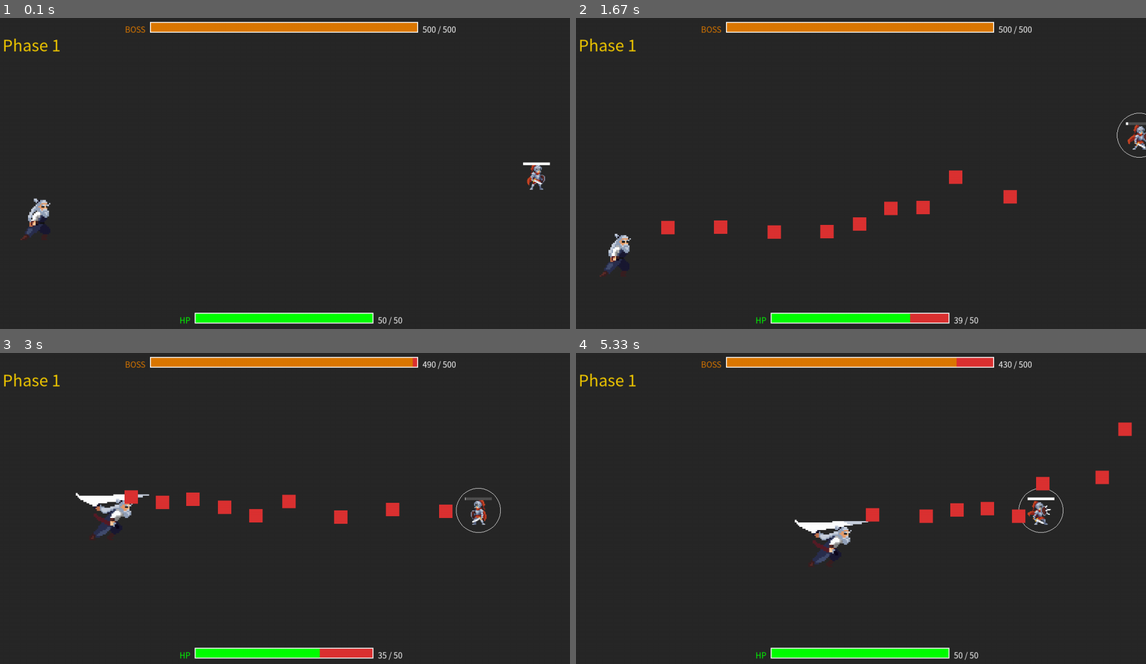
Above: before the commit, frames 1-4 (two rows, left to right).
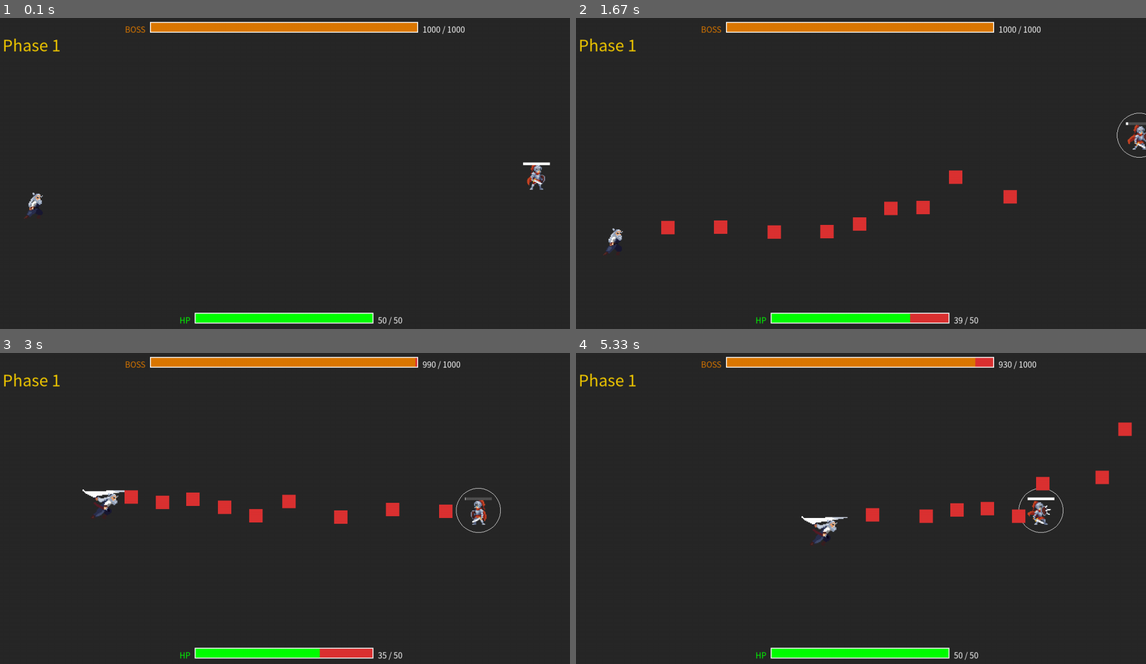
Above: after the commit, the same moments.

Repository: 20260200-htw/my-first-game
Game: pygame game, started from dodger.py
The game is run twice, just before and just after one commit, with the same random seed, the same clock (stepped at 60 frames per second) and the same inputs.
Inputs:
- Up to frame 1 (0.1 s): no input
- Up to frame 2 (1.67 s): tap Space at 0.33, 0.73, 1.03, 1.23, 1.57 s; hold Right 0.67-1.13 s; hold Up 1.17-1.47 s; hold Right from 1.5 s (still down)
- Up to frame 3 (3 s): tap Space at 1.87, 2.07, 2.37, 2.63, 2.97 s; release Right at 1.97 s; hold Left 2-2.53 s; hold Down 2.57-2.87 s; hold Left from 2.9 s (still down)
- Up to frame 4 (5.33 s): tap Space at 3.27, 3.4, 3.8, 4.1, 4.47, 4.87, 5.17 s; release Left at 3.3 s; hold Up 3.33-3.7 s; hold Right 3.73-4.37 s; hold Down 4.4-4.77 s; hold Left 4.8-5.27 s; hold Right from 5.3 s (still down)

The runs differ from the first frame. In frame 1, 0.4% of the frame differs, in the area x 3-82%, y 2-72%; in frame 2, 0.4%; in frame 3, 0.8%; in frame 4, 0.9%, in the area x 38-81%, y 1-69%.

Commit message:
28th commit / 전체적으로 정리 / 6주차 실습 아직 미완성

Diff:
--- a/dodger.py
+++ b/dodger.py
@@ -52,7 +52,7 @@
 boss_attack_sfx = load_sound("./assets/sounds/boss_attack.wav", 1.0)
 
 # ── 배경 음악 ─────────────────────────────────────────────────
-BGM_VOLUME = 0.5
+BGM_VOLUME = 0.1
 if os.path.exists("./assets/sounds/game_bgm.mp3"):
     pygame.mixer.music.load("./assets/sounds/game_bgm.mp3")
     pygame.mixer.music.set_volume(BGM_VOLUME)
@@ -95,7 +95,7 @@
 SPRITE_DISPLAY_H = int(WALK_FRAME_H * (SPRITE_DISPLAY_W / WALK_FRAME_W))
 
 # 보스 스프라이트 표시 크기
-BOSS_DISPLAY_W = 320
+BOSS_DISPLAY_W = 200
 BOSS_DISPLAY_H = int(BOSS_FRAME_H * (BOSS_DISPLAY_W / BOSS_FRAME_W))
 
 
@@ -137,7 +137,7 @@
 
 # ── 보스 설정 ─────────────────────────────────────────────────
 BOSS_W, BOSS_H     = 80, 80
-BOSS_MAX_HP        = 500
+BOSS_MAX_HP        = 1000
 BOSS_HP_BAR_W      = 600
 BOSS_HP_BAR_H      = 24
 BOSS_COLLISION_DMG = 10
--- a/my-first-game.py
+++ /dev/null
@@ -1,109 +0,0 @@
-import pygame
-import random
-import math
-
-pygame.init()
-
-WIDTH, HEIGHT = 900, 600
-screen = pygame.display.set_mode((WIDTH, HEIGHT))
-pygame.display.set_caption("Fancy Particle Playground")
-
-clock = pygame.time.Clock()
-
-particles = []
-
-class Particle:
-    def __init__(self, x, y):
-        self.x = x
-        self.y = y
-
-        angle = random.uniform(0, math.pi * 2)
-        speed = random.uniform(1, 6)
-
-        self.vx = math.cos(angle) * speed
-        self.vy = math.sin(angle) * speed
-
-        self.life = random.randint(30, 80)
-        self.size = random.randint(4, 12)
-
-        palette = [
-            (255, 80, 200),
-            (80, 200, 255),
-            (255, 240, 80),
-            (180, 80, 255),
-            (80, 255, 180),
-            (255, 120, 120),
-            (255, 180, 255),
-            (120, 255, 255)
-        ]
-
-        base = random.choice(palette)
-
-        self.color = (
-            min(255, base[0] + random.randint(-20, 40)),
-            min(255, base[1] + random.randint(-20, 40)),
-            min(255, base[2] + random.randint(-20, 40))
-        )
-
-    def update(self):
-        self.x += self.vx
-        self.y += self.vy
-
-        self.vy += 0.08
-        self.life -= 1
-
-    def draw(self, surf):
-        if self.life > 0:
-            pygame.draw.circle(
-                surf,
-                self.color,
-                (int(self.x), int(self.y)),
-                self.size
-            )
-
-    def alive(self):
-        return self.life > 0
-
-
-def draw_background(surface, t):
-    for y in range(HEIGHT):
-
-        r = int(120 + 100 * math.sin(y * 0.01 + t))
-        g = int(120 + 100 * math.sin(y * 0.013 + t + 2))
-        b = int(120 + 100 * math.sin(y * 0.017 + t + 4))
-
-        color = (r, g, b)
-
-        pygame.draw.line(surface, color, (0, y), (WIDTH, y))
-
-
-running = True
-time = 0
-
-while running:
-
-    for event in pygame.event.get():
-        if event.type == pygame.QUIT:
-            running = False
-
-    mouse = pygame.mouse.get_pos()
-    buttons = pygame.mouse.get_pressed()
-
-    if buttons[0]:
-        for _ in range(8):
-            particles.append(Particle(mouse[0], mouse[1]))
-
-    time += 0.01
-
-    draw_background(screen, time)
-
-    for p in particles:
-        p.update()
-        p.draw(screen)
-
-    particles = [p for p in particles if p.alive()]
-
-    pygame.display.flip()
-    clock.tick(60)
-
-pygame.quit()
Renamed: breakout.py -> templates/breakout.py
Renamed: snake.py -> templates/snake.py
Renamed: space_shooter.py -> templates/space_shooter.py
Renamed: circle-AABB-OBB.py -> 기타/circle-AABB-OBB.py
Renamed: hello_pygame.py -> 기타/hello_pygame.py
Renamed: sprite_test.py -> 기타/sprite_test.py
